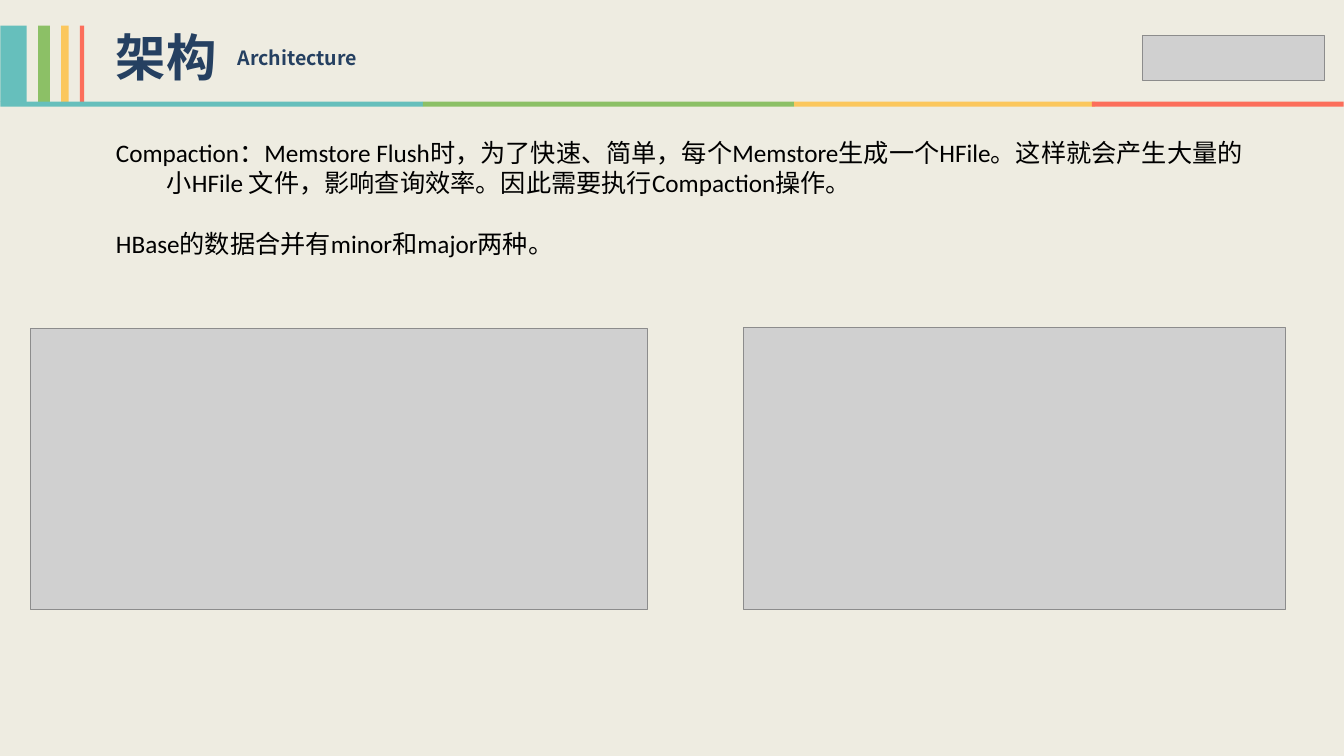
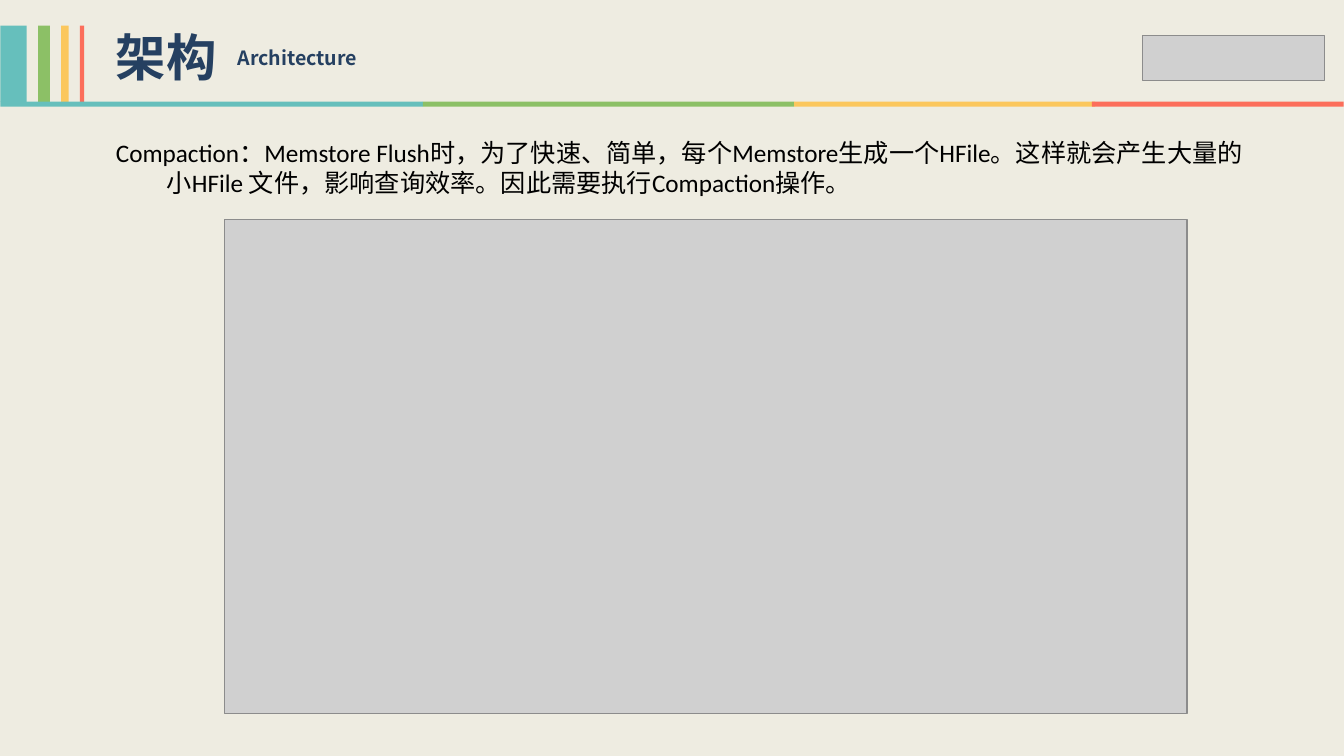
Before and after one commit to xiaoguoqiang/data, a slide deck: slide 20 of HBase技术分享-李强.pptx (slide 19 before the commit). Drawn at 1344x756 pixels with LibreOffice and Linux fonts; fonts in the diff are those of the drawing; grey boxes stand for pictures. Boxes give left, top, right and bottom in pixels: in the first picture for what was removed or moved away, otherwise in the second. Text is boxed around its words. In the diff, an @@ line names an element or a change of style, - is before the commit and + after.

```diff
--- a/HBase技术分享-李强.pptx
+++ b/HBase技术分享-李强.pptx
@@ text at <box>116,232,553,258</box>: paragraph removed @@
-HBase的数据合并有minor和major两种。
@@ picture added at <box>225,220,1187,714</box> @@
@@ picture removed at <box>30,328,647,610</box> @@
@@ picture removed at <box>744,327,1286,609</box> @@
```
Also in this commit, not shown: 3 other slides changed, 7 slides added.
